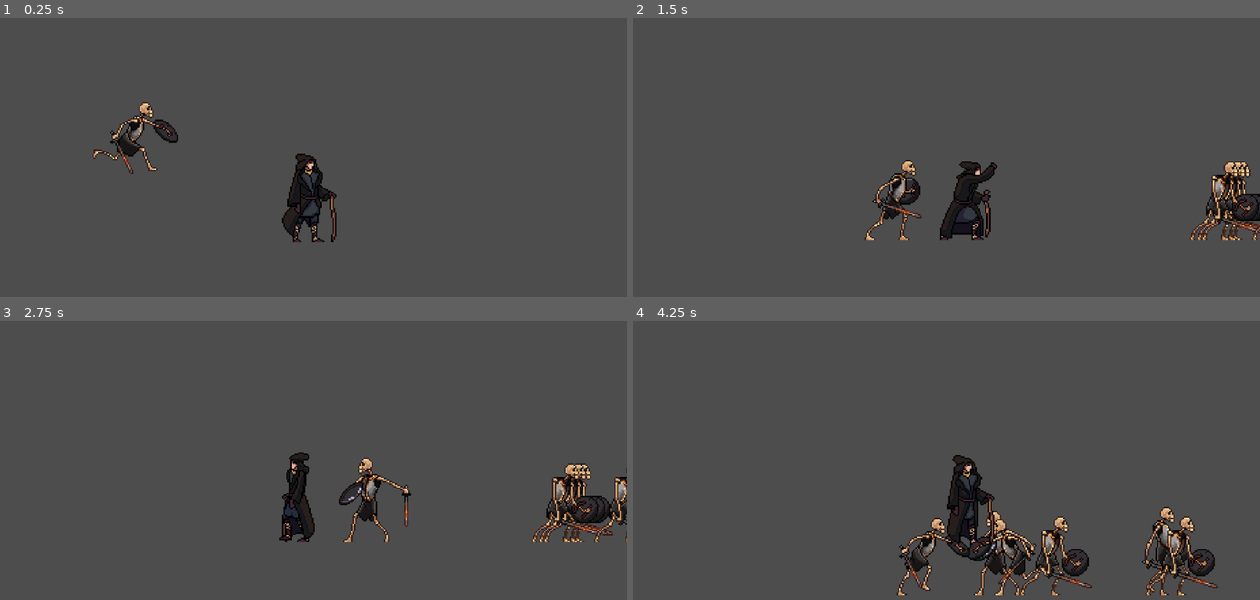
Above: before the commit, frames 1-4 (two rows, left to right).
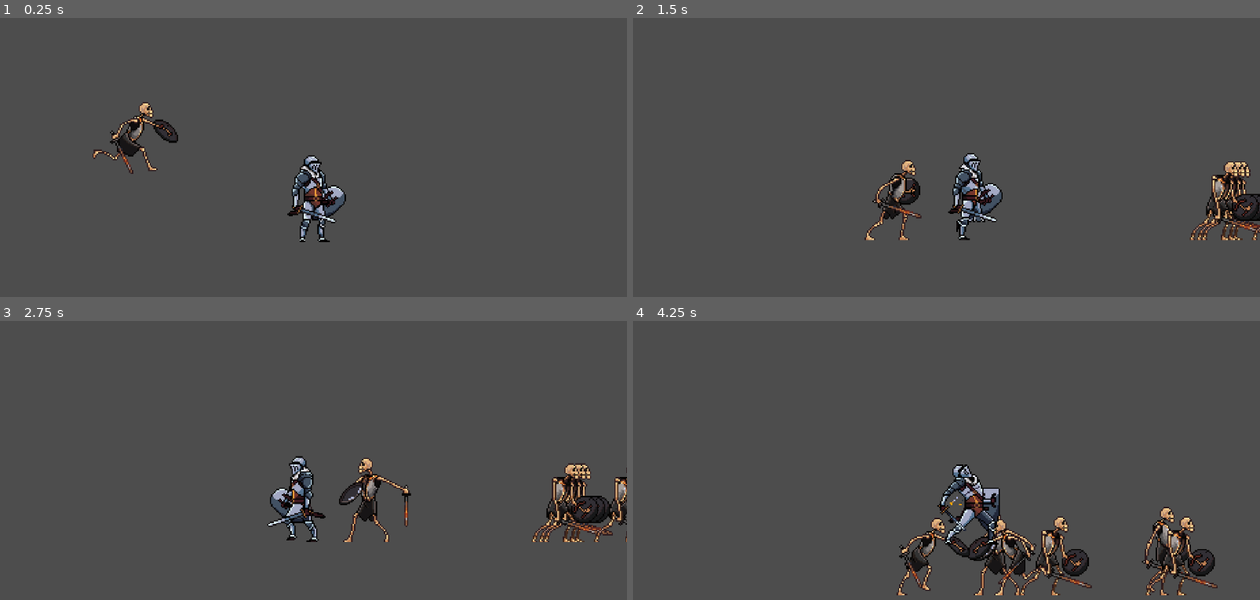
Above: after the commit, the same moments.

Repository: MUmarShahbaz/Dungeon-Explorer_Skeleton-Army
Game: Godot game, scene res://game.tscn
Two runs of this game, one before a commit and one after it. Both use one fixed random seed, a clock stepped at 60 frames per second and the inputs below.
Inputs (mouse positions are in pixels of both pictures, inside the frame that each line leads up to):
- Up to frame 1 (0.25 s): no input
- Up to frame 2 (1.5 s): tap Enter at 0.5 s; move the mouse to (1084, 177) at 0.52 s; hold D (right) from 0.53 s (still down); tap E (boost) at 0.6 s; tap Space (jump) at 0.77 s; move the mouse to (821, 210) at 1.27 s; tap K (cam_down) at 1.35 s
- Up to frame 3 (2.75 s): tap Space (jump) at 1.52 s; move the mouse to (376, 418) at 2.02 s; release D (right) at 2.03 s; hold A (left) from 2.03 s (still down); tap J (cam_left) at 2.1 s
- Up to frame 4 (4.25 s): move the mouse to (915, 566) at 2.77 s; release A (left) at 2.78 s; hold D (right) from 2.78 s (still down); tap L (cam_right) at 2.85 s; tap Space (jump) at 3.02, 3.77 s; move the mouse to (1134, 549) at 3.52 s; tap I (cam_up) at 3.6 s

The runs differ from the first frame. In frame 1, 1.7% of the frame differs, in the area x 44-56%, y 48-81%; in frame 2, 1.7%; in frame 3, 1.3%; in frame 4, 1.8%, in the area x 48-59%, y 48-81%.

Commit message:
Finished Knight
Added Damage Zones

Diff:
--- a/components/characters/knight/knight.gd
+++ b/components/characters/knight/knight.gd
@@ -2,12 +2,15 @@
 class_name Knight
 
 @export var Primary_Move_Buffer : Buffer
+@export var melee_controller : MeleeController
+
 var protect : bool = false
 
 func _process(_delta: float) -> void:
 	ANM_Animation_Tree.set("parameters/conditions/attack", Primary_Move_Buffer.buffer)
 	ANM_Animation_Tree.set("parameters/conditions/protect", protect)
 	ANM_Animation_Tree.set("parameters/conditions/not_protect", !protect)
+	print(HP_Health_Points)
 
 func primary():
 	Primary_Move_Buffer.start()
@@ -17,3 +20,7 @@
 	while Input.is_action_pressed("secondary"):
 		await get_tree().physics_frame
 	protect = false
+
+func flip():
+	super.flip()
+	melee_controller.flip()
--- a/components/characters/knight/knight.tscn
+++ b/components/characters/knight/knight.tscn
@@ -12,6 +12,9 @@
 [ext_resource type="Texture2D" uid="uid://bdflpt1lfh5m" path="res://assets/sprites/players/knight/Hurt.png" id="8_ku7g3"]
 [ext_resource type="Texture2D" uid="uid://birhnuf7oseei" path="res://assets/sprites/players/knight/Protect.png" id="9_jpmv8"]
 [ext_resource type="Script" uid="uid://n2liqouspgxa" path="res://components/buffer/buffer.gd" id="12_0ekmf"]
+[ext_resource type="Script" uid="uid://bqxoijlpwtgvm" path="res://components/melee/melee.gd" id="13_7eb7e"]
+[ext_resource type="Script" uid="uid://otxwfmoatx33" path="res://components/melee/attack.gd" id="14_6r03f"]
+[ext_resource type="Script" uid="uid://cpask11raf8hx" path="res://components/damage_zone/damage_zone.gd" id="14_nu6ay"]
 
 [sub_resource type="AtlasTexture" id="AtlasTexture_slg3v"]
 atlas = ExtResource("2_wfufo")
@@ -1050,9 +1053,31 @@
 transitions = ["Start", "idle", SubResource("AnimationNodeStateMachineTransition_iqwwa"), "idle", "jump", SubResource(" …(1631 unchanged characters)…
 graph_offset = Vector2(0, -114.752)
 
-[node name="knight" type="CharacterBody2D" node_paths=PackedStringArray("Primary_Move_Buffer", "ANM_Animated_Sprite", "ANM_Animation_Player", "ANM_Animation_Tree")]
+[sub_resource type="Resource" id="Resource_sdnk0"]
+script = ExtResource("14_6r03f")
+Animation_Name = "attack_1"
+Animation_Frame = 4
+Damage_Zone = NodePath("../Attack 1")
+metadata/_custom_type_script = "uid://otxwfmoatx33"
+
+[sub_resource type="Resource" id="Resource_32tv2"]
+script = ExtResource("14_6r03f")
+Animation_Name = "attack_2"
+Animation_Frame = 2
+Damage_Zone = NodePath("../Attack 2")
+metadata/_custom_type_script = "uid://otxwfmoatx33"
+
+[sub_resource type="Resource" id="Resource_1rr0u"]
+script = ExtResource("14_6r03f")
+Animation_Name = "attack_3"
+Animation_Frame = 2
+Damage_Zone = NodePath("../Attack 3")
+metadata/_custom_type_script = "uid://otxwfmoatx33"
+
+[node name="knight" type="CharacterBody2D" node_paths=PackedStringArray("Primary_Move_Buffer", "melee_controller", "ANM_Animated_Sprite", "ANM_Animation_Player", "ANM_Animation_Tree")]
 script = ExtResource("1_drth6")
-Primary_Move_Buffer = NodePath("melee_buffer")
+Primary_Move_Buffer = NodePath("Melee Buffer")
+melee_controller = NodePath("Melee Controller")
 ANM_Animated_Sprite = NodePath("sprite")
 ANM_Animation_Player = NodePath("anim_player")
 ANM_Animation_Tree = NodePath("anim_tree")
@@ -1077,6 +1102,38 @@
 parameters/conditions/not_protect = false
 parameters/conditions/protect = false
 
-[node name="melee_buffer" type="Node" parent="."]
+[node name="Melee Buffer" type="Node" parent="."]
 script = ExtResource("12_0ekmf")
 metadata/_custom_type_script = "uid://n2liqouspgxa"
+
+[node name="Melee Controller" type="Node" parent="."]
+script = ExtResource("13_7eb7e")
+Move_List = Array[ExtResource("14_6r03f")]([SubResource("Resource_sdnk0"), SubResource("Resource_32tv2"), SubResource("Resource_1rr0u")])
+metadata/_custom_type_script = "uid://bqxoijlpwtgvm"
+
+[node name="Attack 1" type="Area2D" parent="." node_paths=PackedStringArray("ray")]
+script = ExtResource("14_nu6ay")
+ray = NodePath("../RayCast2D")
+metadata/_custom_type_script = "uid://cpask11raf8hx"
+
+[node name="CollisionPolygon2D" type="CollisionPolygon2D" parent="Attack 1"]
+polygon = PackedVector2Array(0, 0, 0, 0, 56, 27, 74, 6, 68, -30, 46, -44)
+
+[node name="Attack 2" type="Area2D" parent="." node_paths=PackedStringArray("ray")]
+script = ExtResource("14_nu6ay")
+ray = NodePath("../RayCast2D")
+metadata/_custom_type_script = "uid://cpask11raf8hx"
+
+[node name="CollisionPolygon2D" type="CollisionPolygon2D" parent="Attack 2"]
+polygon = PackedVector2Array(0, 0, 0, 0, 38, -40, 62, -32, 65, 1, 37, 22)
+
+[node name="Attack 3" type="Area2D" parent="." node_paths=PackedStringArray("ray")]
+script = ExtResource("14_nu6ay")
+ray = NodePath("../RayCast2D")
+metadata/_custom_type_script = "uid://cpask11raf8hx"
+
+[node name="CollisionPolygon2D" type="CollisionPolygon2D" parent="Attack 3"]
+polygon = PackedVector2Array(-1, -1, 38, -8, 64, -6, 70, 1, 50, 11)
+
+[node name="RayCast2D" type="RayCast2D" parent="."]
+collision_mask = 4
--- a/components/projectiles/projectile.gd
+++ b/components/projectiles/projectile.gd
@@ -29,7 +29,8 @@
 	var bodies = get_colliding_bodies()
 	if bodies.size() > 0:
 		if bodies[0] is Entity:
-			(bodies[0] as Entity).take_damage(damage)
+			if not (bodies[0] as Entity).get("protect") or (bodies[0] as Entity).facing == direction:
+				(bodies[0] as Entity).take_damage(damage)
 			(bodies[0] as Entity).velocity.x += 10*direction
 		queue_free()
 
--- a/game.tscn
+++ b/game.tscn
@@ -1,10 +1,10 @@
 [gd_scene load_steps=8 format=3 uid="uid://d2n600jkhl1ti"]
 
-[ext_resource type="PackedScene" uid="uid://dy7gi0gjpojrs" path="res://components/characters/wizard/wizard.tscn" id="1_80nbo"]
 [ext_resource type="Script" uid="uid://k0njues52nl2" path="res://components/spawner/spawner.gd" id="2_e2o6t"]
 [ext_resource type="PackedScene" uid="uid://bels7wc0jjdav" path="res://components/characters/skeleton warrior/skeleton warrior.tscn" id="3_7jktm"]
 [ext_resource type="PackedScene" uid="uid://bgt00d8spir50" path="res://components/characters/skeleton spearman/skeleton spearman.tscn" id="3_feb5d"]
 [ext_resource type="PackedScene" uid="uid://54ny3m7kmgsf" path="res://components/characters/skeleton archer/skeleton archer.tscn" id="4_fc0e3"]
+[ext_resource type="PackedScene" uid="uid://bbd0aduf4k1tp" path="res://components/characters/knight/knight.tscn" id="5_7jktm"]
 
 [sub_resource type="WorldBoundaryShape2D" id="WorldBoundaryShape2D_e2o6t"]
 
@@ -26,13 +26,14 @@
 Mob_Scenes = Array[PackedScene]([ExtResource("4_fc0e3")])
 Spawn_Root = NodePath("../../Archers")
 Rate = 0.0
+Initial_Spawns = 1
 metadata/_custom_type_script = "uid://k0njues52nl2"
 
-[node name="CollisionShape2D" type="CollisionShape2D" parent="Spawners/Archer Spawner"]
+[node name="Region 1" type="CollisionShape2D" parent="Spawners/Archer Spawner"]
 position = Vector2(766, -58)
 shape = SubResource("RectangleShape2D_feb5d")
 
-[node name="CollisionShape2D2" type="CollisionShape2D" parent="Spawners/Archer Spawner"]
+[node name="Region 2" type="CollisionShape2D" parent="Spawners/Archer Spawner"]
 position = Vector2(-769, -58)
 shape = SubResource("RectangleShape2D_feb5d")
 
@@ -43,11 +44,11 @@
 Rate = 0.0
 metadata/_custom_type_script = "uid://k0njues52nl2"
 
-[node name="CollisionShape2D" type="CollisionShape2D" parent="Spawners/Infantry Spawner"]
+[node name="Region 1" type="CollisionShape2D" parent="Spawners/Infantry Spawner"]
 position = Vector2(379, -57)
 shape = SubResource("RectangleShape2D_feb5d")
 
-[node name="CollisionShape2D2" type="CollisionShape2D" parent="Spawners/Infantry Spawner"]
+[node name="Region 2" type="CollisionShape2D" parent="Spawners/Infantry Spawner"]
 position = Vector2(-368, -60)
 shape = SubResource("RectangleShape2D_feb5d")
 
@@ -55,4 +56,4 @@
 
 [node name="Infantry" type="Node2D" parent="."]
 
-[node name="wizard" parent="." instance=ExtResource("1_80nbo")]
+[node name="knight" parent="." instance=ExtResource("5_7jktm")]
Not shown: 1 places in components/characters/knight/knight.tscn that only renumber resources
